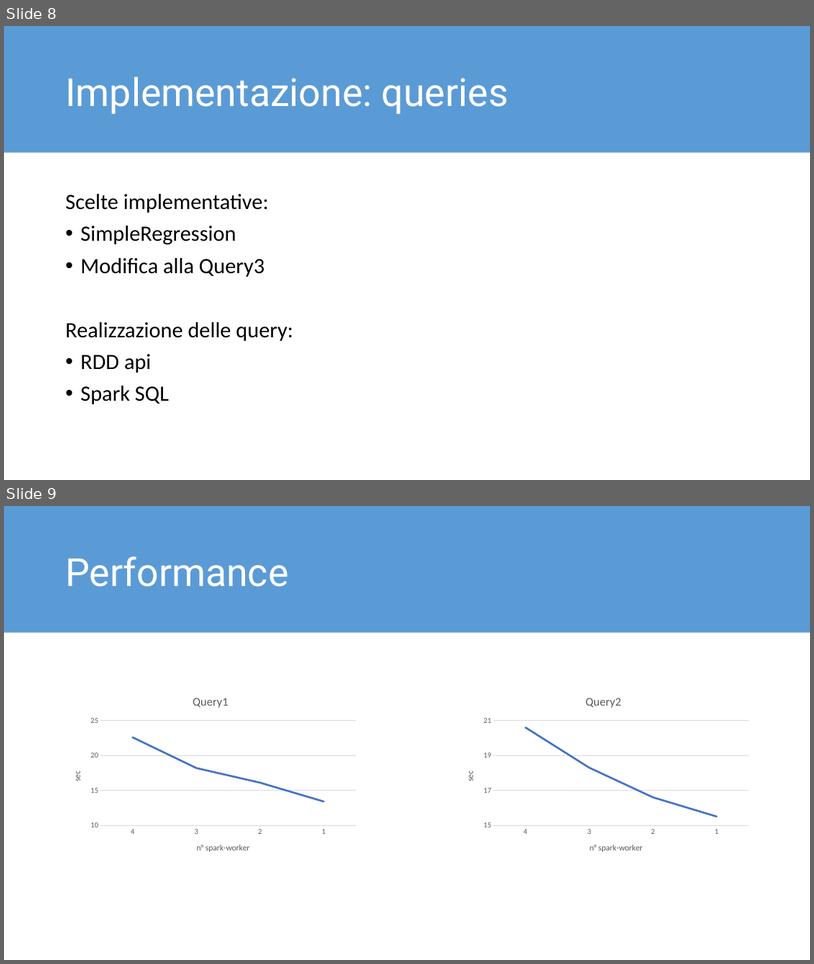
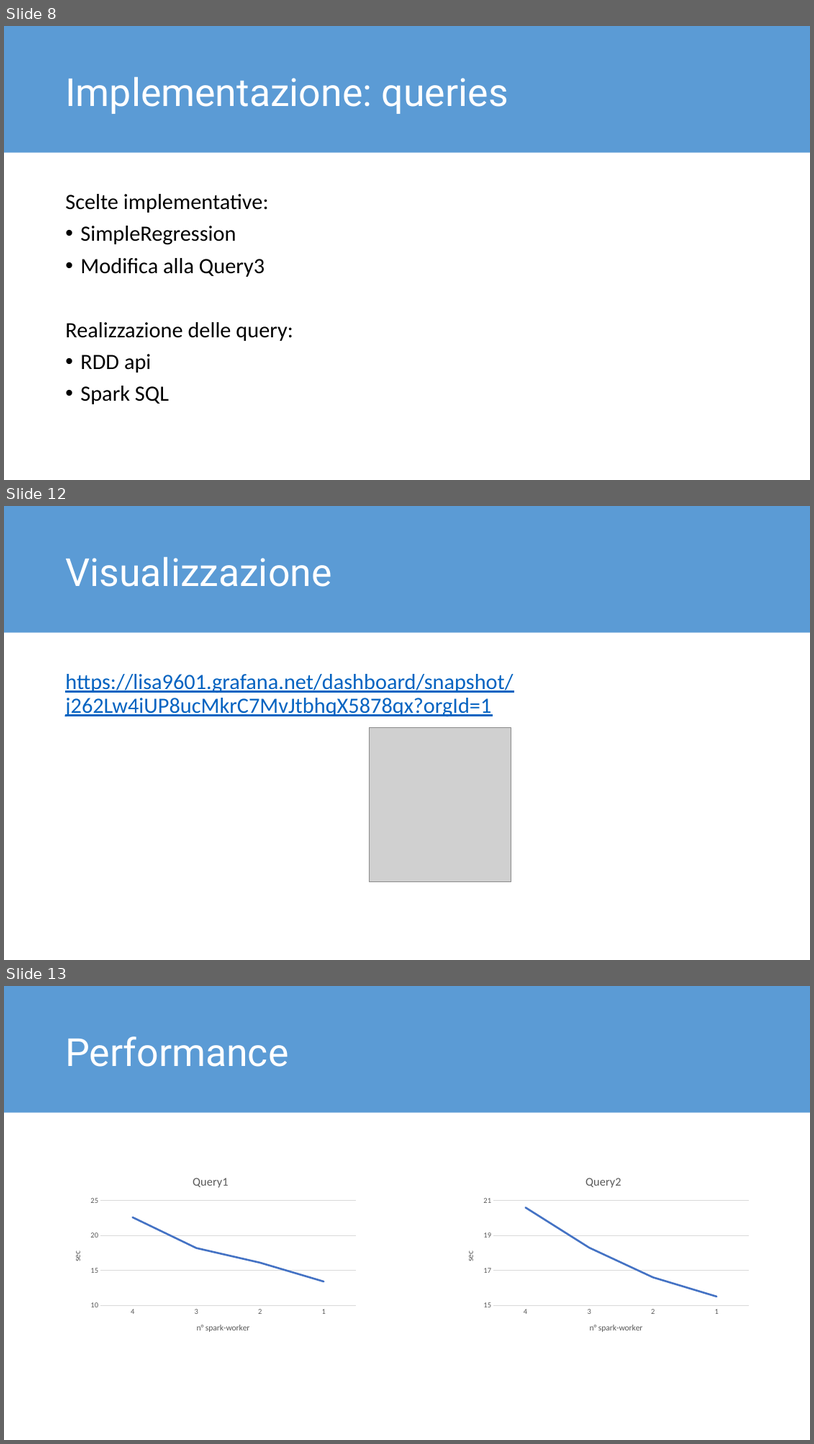
Before and after one commit to Alefanfi/SABD, a slide deck: relazione/presentazione.pptx. Shown one above the other, each under a label of ours: slides 8 and 9 before the commit, slides 8, 12 and 13 after it; the slides between them are not shown. The pictures are 814x964 and 814x1444 pixels, drawn with LibreOffice and Linux fonts; fonts in the diff are those of the drawing; grey boxes stand for pictures. Boxes give left, top, right and bottom in pixels: in the first picture for what was removed or moved away, otherwise in the second. Text is boxed around its words. In the diff, an @@ line names an element or a change of style, - is before the commit and + after.

```diff
--- a/relazione/presentazione.pptx
+++ b/relazione/presentazione.pptx
@@ slide 12 added at (x1=4, y1=506, x2=810, y2=960), background #FFFFFF @@
@@ rectangle added at (x1=4, y1=506, x2=810, y2=633), fill #5B9BD5 @@
@@ title added at (x1=65, y1=556, x2=332, y2=587), 46 pt, text #FFFFFF @@
+Visualizzazione
@@ text added at (x1=65, y1=674, x2=513, y2=717), 26 pt, text #0563C1, underline @@
+https://lisa9601.grafana.net/dashboard/snapshot/j262Lw4iUP8ucMkrC7MvJtbhqX5878qx?orgId=1
@@ picture added at (x1=370, y1=728, x2=512, y2=882) @@
@@ what was slide 9 is now slide 13 @@
```
Also in this commit, not shown: 1 slide changed, 3 other slides added, 2 other files.
